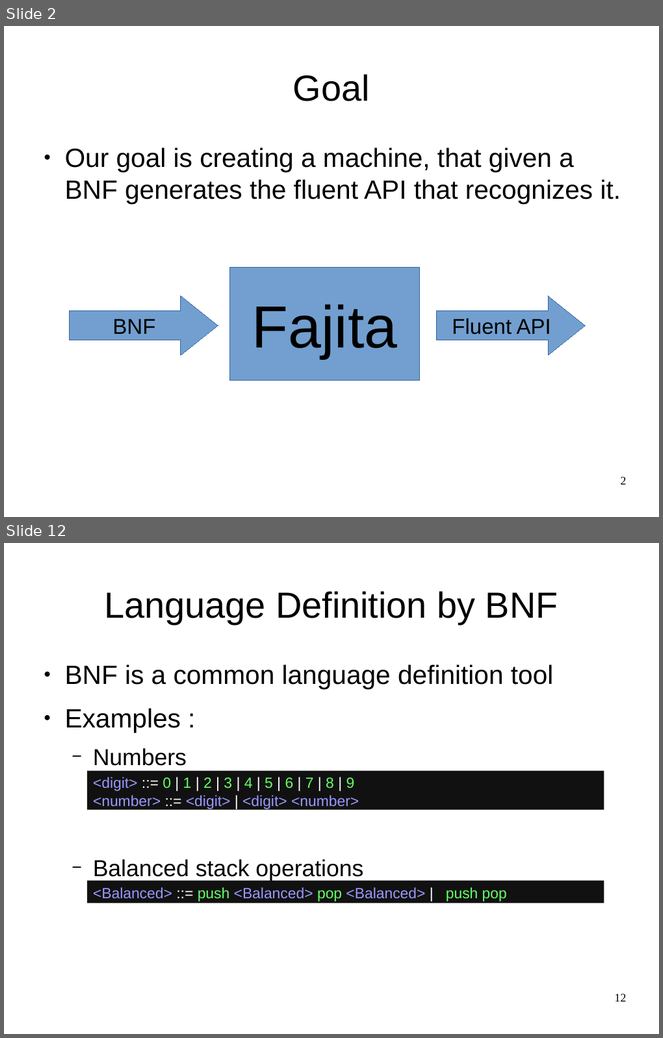
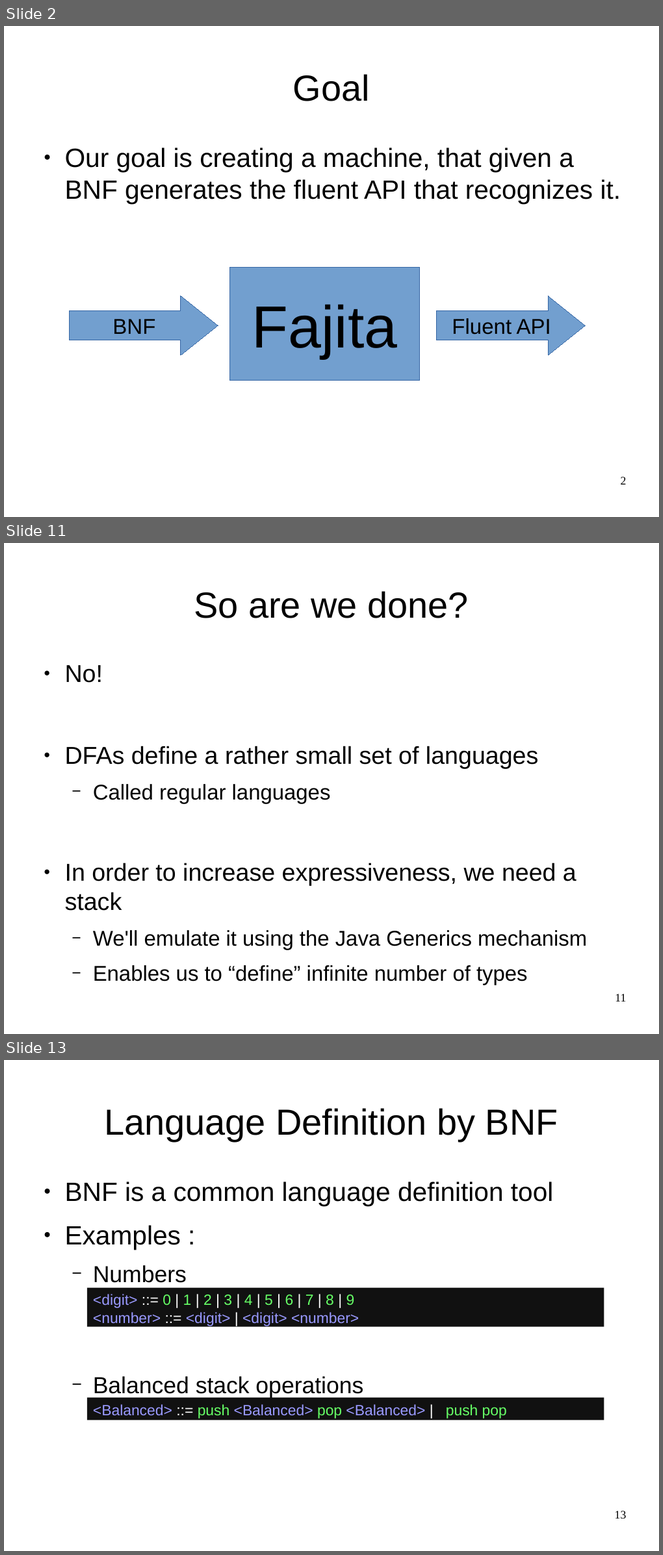
Before and after one commit to OriRoth/fling, a slide deck: Manuscripts/Thesis Seminar/Thesis Seminar.odp. Shown one above the other, each under a label of ours: slides 2 and 12 before the commit, slides 2, 11 and 13 after it; the slides between them are not shown. The pictures are 663x1038 and 663x1555 pixels, drawn with LibreOffice and Linux fonts; fonts in the diff are those of the drawing. Boxes give left, top, right and bottom in pixels: in the first picture for what was removed or moved away, otherwise in the second. Text is boxed around its words. In the diff, an @@ line names an element or a change of style, - is before the commit and + after.

```diff
--- a/Manuscripts/Thesis Seminar/Thesis Seminar.odp
+++ b/Manuscripts/Thesis Seminar/Thesis Seminar.odp
@@ slide 11 added at [4, 543, 659, 1034], background #FFFFFF @@
@@ title added at [194, 591, 468, 618], 44 pt, text #000000 @@
+So are we done?
@@ text added at [65, 665, 587, 986], 25.9 pt, text #000000 @@
+● No!
+● DFAs define a rather small set of languages
+  − Called regular languages
+● In order to increase expressiveness, we need a stack
+  − We'll emulate it using the Java Generics mechanism
+  − Enables us to “define” infinite number of types
@@ page number added at [615, 994, 626, 1002], 14 pt, text #000000 @@
+11
@@ what was slide 12 is now slide 13 @@
@@ page number at [615, 1511, 627, 1519]: text changed @@
-12
+13
```
Also in this commit, not shown: 11 slides changed, 3 other slides added, 1 slide removed, 5 other files.
